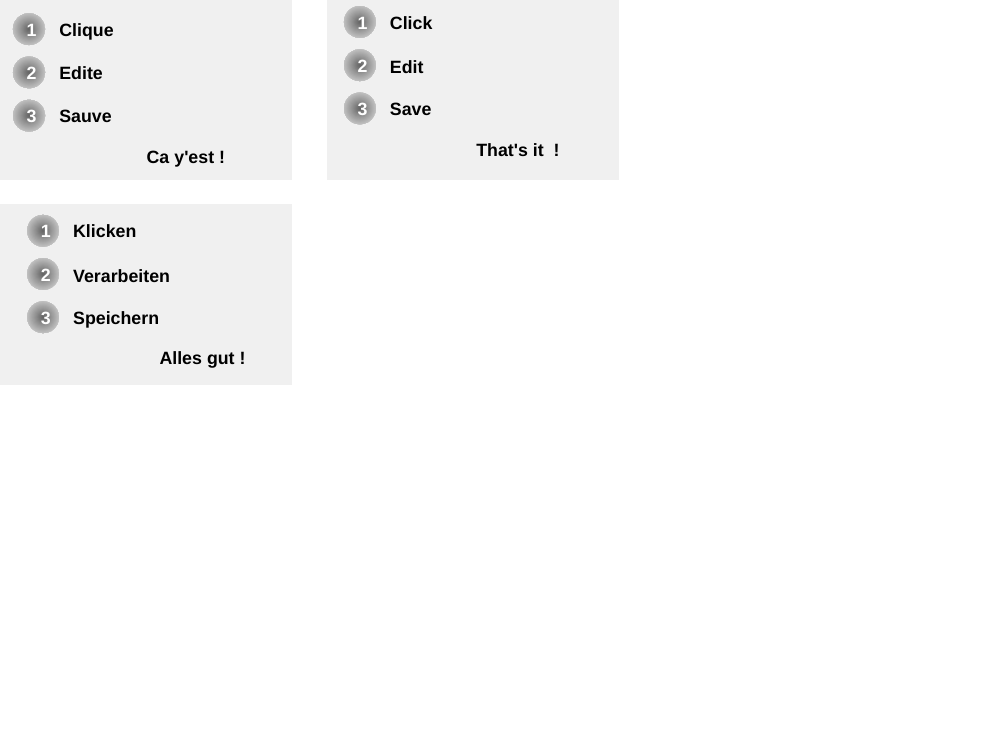
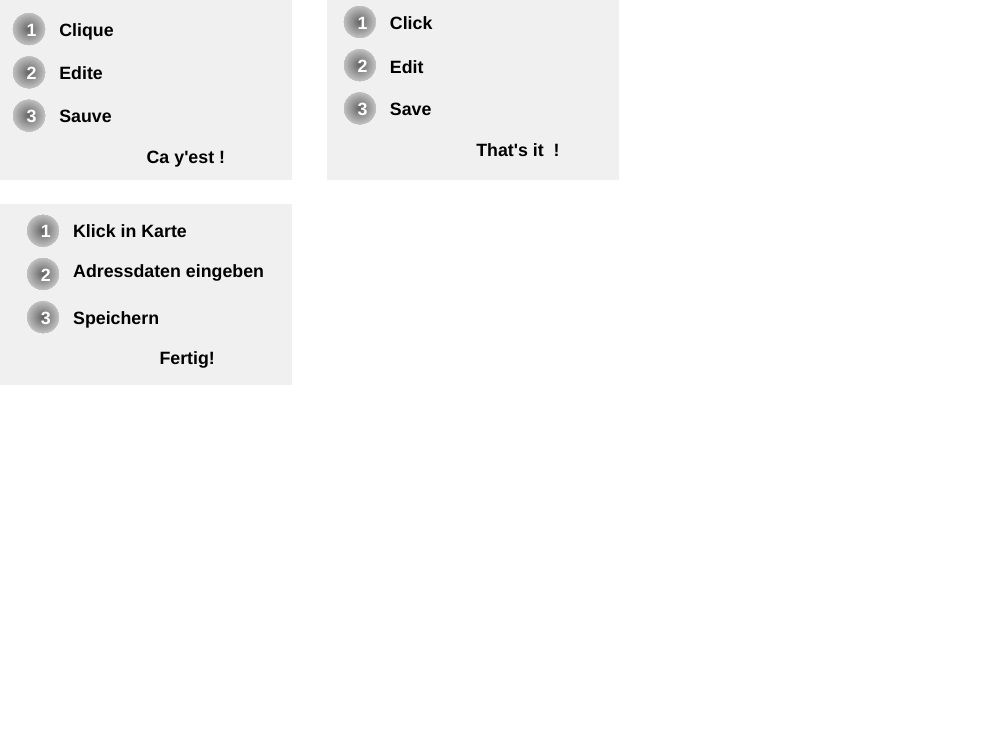
Before and after one commit to lpalli/openaddresses, a slide deck: slide 2 of openaddresses/openaddresses/public/resources/img/OpenAddressesArt.odp. Drawn at 1008x756 pixels with LibreOffice and Linux fonts; fonts in the diff are those of the drawing. Boxes give left, top, right and bottom in pixels: in the first picture for what was removed or moved away, otherwise in the second. Text is boxed around its words. In the diff, an @@ line names an element or a change of style, - is before the commit and + after.

```diff
--- a/openaddresses/openaddresses/public/resources/img/OpenAddressesArt.odp
+++ b/openaddresses/openaddresses/public/resources/img/OpenAddressesArt.odp
@@ text at (x1=73, y1=224, x2=187, y2=237): text changed @@
-Klicken
+Klick in Karte
@@ text at (x1=73, y1=264, x2=264, y2=281): text changed @@
-Verarbeiten
+Adressdaten eingeben
@@ text at (x1=160, y1=351, x2=215, y2=368): text changed @@
-Alles gut !
+Fertig!
```
Also in this commit, not shown: 1 other file.
